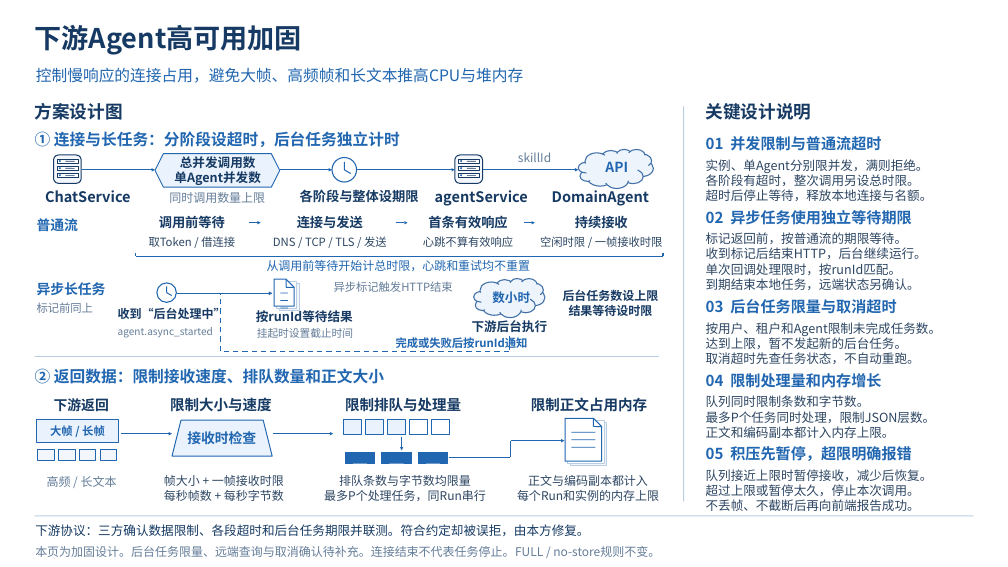
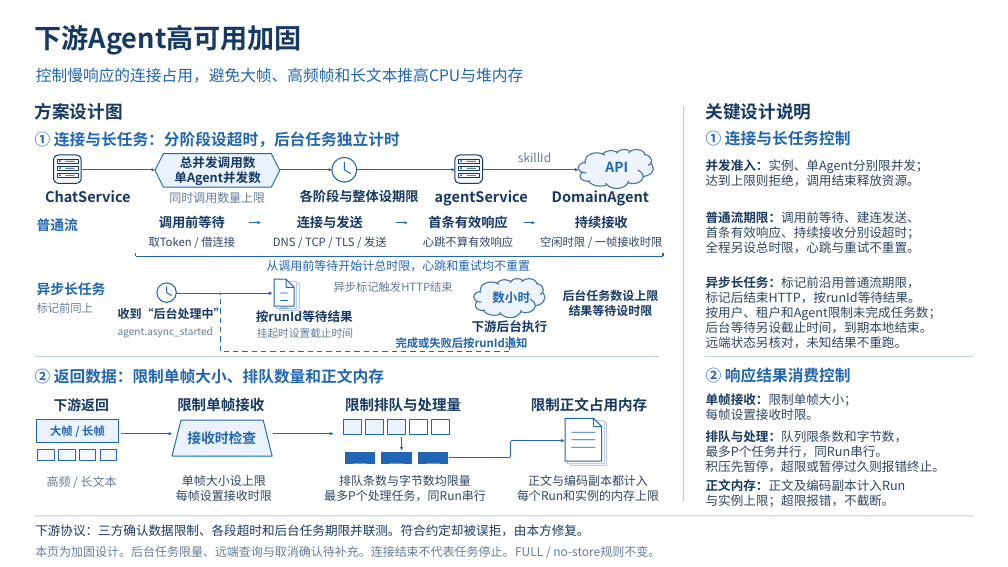
Before and after one commit to kunben-duck/exweb, a slide deck: slide 1 of docs/presentations/Agent高可用加固.pptx. Drawn at 1008x567 pixels with LibreOffice and Linux fonts; fonts in the diff are those of the drawing. Boxes give left, top, right and bottom in pixels: in the first picture for what was removed or moved away, otherwise in the second. Text is boxed around its words. In the diff, an @@ line names an element or a change of style, - is before the commit and + after.

Commit message:
docs: align agent hardening guidance and remove rate caps

```diff
--- a/docs/presentations/Agent高可用加固.pptx
+++ b/docs/presentations/Agent高可用加固.pptx
@@ text removed at bbox=[706, 136, 881, 151] @@
-01 并发限制与普通流超时
@@ text added at bbox=[706, 130, 851, 146], 18.8 pt, text #2166B0, bold @@
+① 连接与长任务控制
@@ text at bbox=[706, 159, 929, 186]: text changed @@
-实例、单Agent分别限并发，满则拒绝。
-各阶段有超时，整次调用另设总时限。
-超时后停止等待，释放本地连接与名额。
+并发准入：实例、单Agent分别限并发；
+达到上限则拒绝，调用结束释放资源。
@@ text removed at bbox=[706, 210, 911, 225] @@
-02 异步任务使用独立等待期限
@@ text added at bbox=[706, 211, 920, 253], 15 pt, text #2D4663 @@
+普通流期限：调用前等待、建连发送、
+首条有效响应、持续接收分别设超时；
+全程另设总时限，心跳与重试不重置。
@@ text at bbox=[706, 276, 942, 348]: text changed @@
-标记返回前，按普通流的期限等待。
-收到标记后结束HTTP，后台继续运行。
-单次回调处理限时，按runId匹配。
-到期结束本地任务，远端状态另确认。
+异步长任务：标记前沿用普通流期限，
+标记后结束HTTP，按runId等待结果。
+按用户、租户和Agent限制未完成任务数；
+后台等待另设截止时间，到期本地结束。
+远端状态另核对，未知结果不重跑。
@@ text removed at bbox=[706, 299, 896, 314] @@
-03 后台任务限量与取消超时
@@ text removed at bbox=[706, 322, 942, 364] @@
-按用户、租户和Agent限制未完成任务数。
-达到上限，暂不发起新的后台任务。
-取消超时先查任务状态，不自动重跑。
@@ line added from (706, 357) to (973, 357), #B9CEE5 0.98 pt @@
@@ text at bbox=[35, 368, 384, 384]: text changed @@
-② 返回数据：限制接收速度、排队数量和正文大小
+② 返回数据：限制单帧大小、排队数量和正文内存
@@ text removed at bbox=[706, 373, 881, 388] @@
-04 限制处理量和内存增长
@@ text added at bbox=[706, 367, 851, 383], 18.8 pt, text #2166B0, bold @@
+② 响应结果消费控制
@@ text at bbox=[177, 397, 264, 411]: text changed @@
-限制大小与速度
+限制单帧接收
@@ text removed at bbox=[706, 395, 936, 438] @@
-队列同时限制条数和字节数。
-最多P个任务同时处理，限制JSON层数。
-正文和编码副本都计入内存上限。
@@ text added at bbox=[706, 393, 857, 420], 15 pt, text #2D4663 @@
+单帧接收：限制单帧大小；
+每帧设置接收时限。
@@ text at bbox=[706, 430, 945, 472]: text changed; size 18 to 15 pt; text colour #2166B0 to #2D4663; bold off @@
-05 积压先暂停，超限明确报错
+排队与处理：队列限条数和字节数，
+最多P个任务并行，同Run串行。
+积压先暂停，超限或暂停过久则报错终止。
@@ text at bbox=[176, 475, 272, 501]: text changed @@
-帧大小 + 一帧接收时限
-每秒帧数 + 每秒字节数
+单帧大小设上限
+每帧设置接收时限
@@ vertical alignment middle to top in 4 elements at bbox=[706, 159, 929, 186], bbox=[706, 430, 945, 472], bbox=[706, 276, 942, 348], bbox=[706, 479, 906, 507] @@
@@ text at bbox=[706, 479, 906, 507]: text changed @@
-队列接近上限时暂停接收，减少后恢复。
-超过上限或暂停太久，停止本次调用。
-不丢帧、不截断后再向前端报告成功。
+正文内存：正文及编码副本计入Run
+与实例上限；超限报错，不截断。
```
